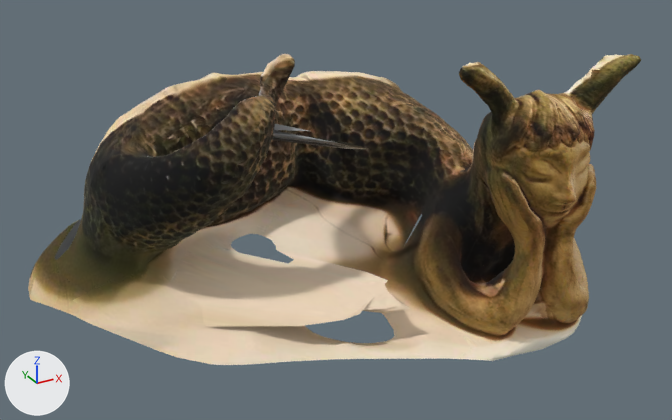
A saved change to the glTF model wormWoman.glb.
Rendered twice from a 50 mm lens placed at (-14.8, -30.8, 16.2), pointed at (1.8, -0.5, 1.0). The axes (+X, +Y, +Z) are drawn at lower left. The lights are the same throughout. Where no turn or scale is listed for an object, it has been applied to the vertices. Vertices at the same position are counted once.

Before the edit, the objects in view are built like this:
```python
me_wormwoman = bpy.data.meshes.new('wormWoman')
me_wormwoman.from_pydata(...)  # 15659 vertices, 31031 faces; spans x -10.0..12.4, y -7.2..7.8, z -0.2..11.5
me_wormwoman.materials.append(mat_material_0)  # picture img_wormwoman
ob_wormwoman = bpy.data.objects.new('wormWoman', me_wormwoman)
ob_wormwoman.location = (0.0, 0.0, -3.86)
```
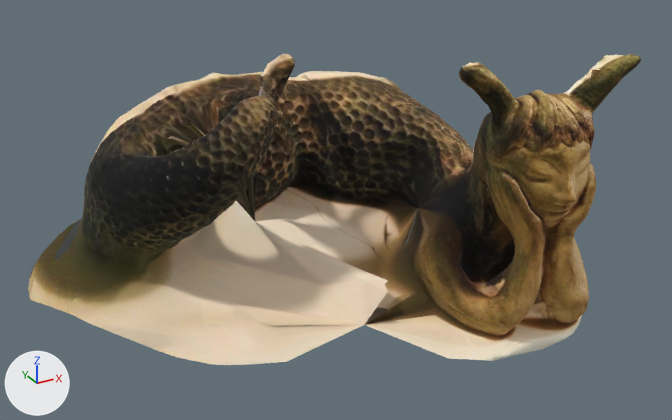
Where the newer file only moved an object's origin or applied its transform, the numbers keep the older frame.

Pixel boxes (x1, y1, x2, y2) of what changed, in the pictures (672 x 420 px):
part 1 of me_wormwoman, cut back
    before: (170, 103, 448, 362)
    after: (170, 103, 447, 361)

Diff of the bpy script that builds the scene:
```diff
--- a/wormWoman.glb.py
+++ b/wormWoman.glb.py
@@ me_wormwoman @@
 # used by ob_wormwoman; location = (0.0, 0.0, -3.86)
-me_wormwoman.from_pydata(...)  # 15659 vertices, 31031 faces; spans x -10.0..12.4, y -7.2..7.8, z -0.2..11.5
+me_wormwoman.from_pydata(...)  # 15275 vertices, 30304 faces; spans x -10.0..12.4, y -7.2..7.8, z -0.2..11.5
+# me_wormwoman part 1: 2 vertices moved within x -1.2, y 0.3, z 8.2; 389 vertices removed from x -3.3..6.7, y -6.3..3.4, z 0.8..8.9; 5 vertices added at x -1.3..6.2, y -4.0..2.8, z 1.6..8.1
 me_wormwoman.materials.append(mat_material_0)
```
